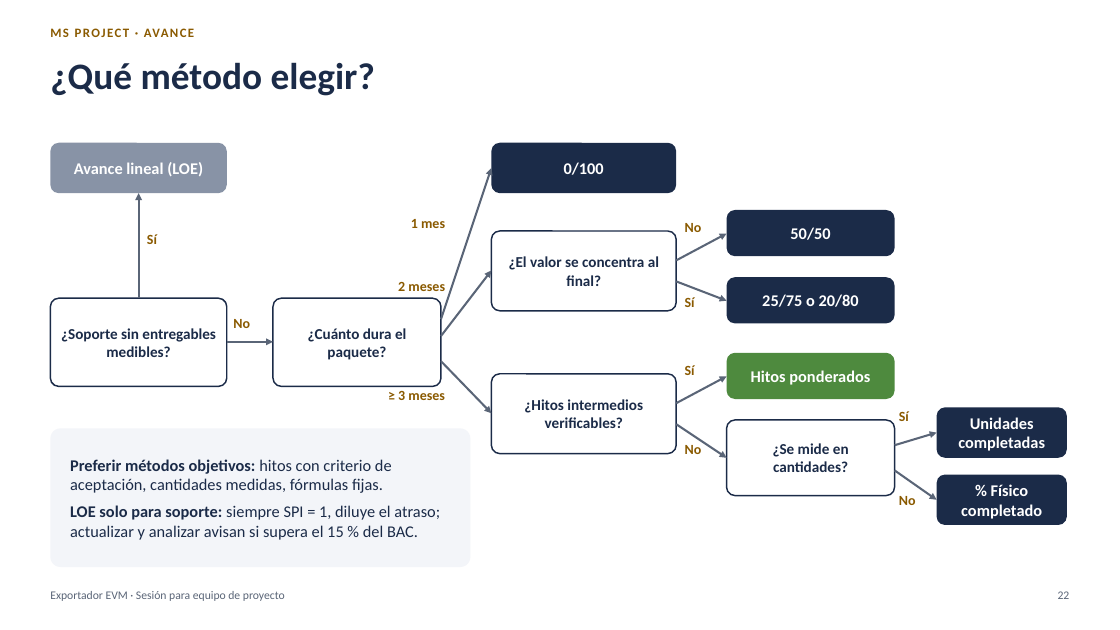
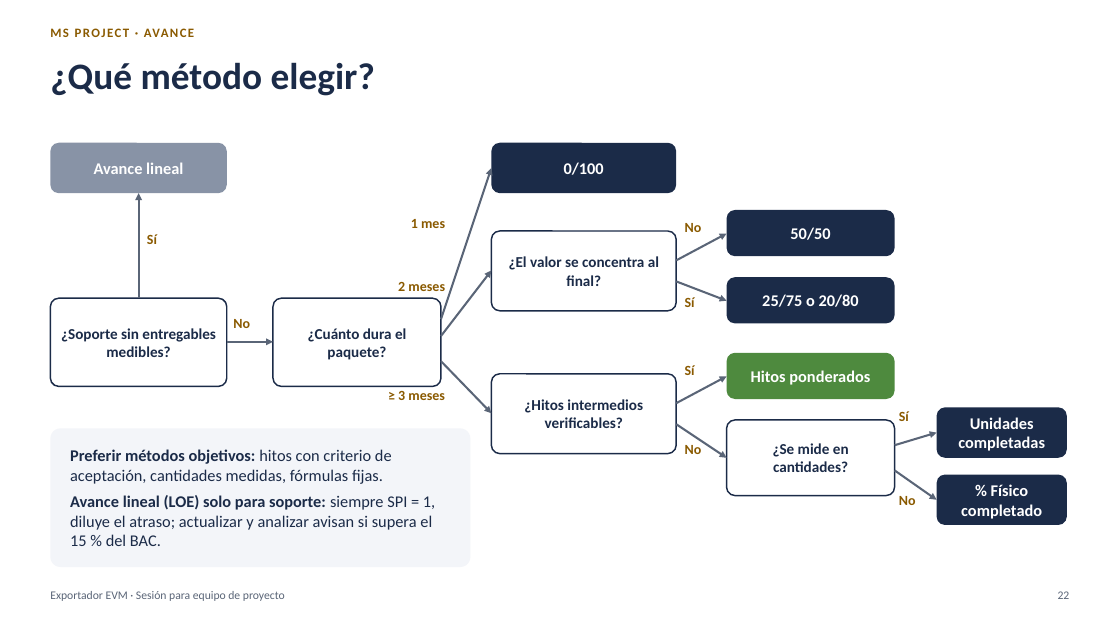
Before and after one commit to MarceloSalazar/evm-automation, a slide deck: slide 22 of docs/presentacion-jefes-de-proyecto.pptx. Drawn at 1120x630 pixels with LibreOffice and Linux fonts; fonts in the diff are those of the drawing. Boxes give left, top, right and bottom in pixels: in the first picture for what was removed or moved away, otherwise in the second. Text is boxed around its words. In the diff, an @@ line names an element or a change of style, - is before the commit and + after.

```diff
--- a/docs/presentacion-jefes-de-proyecto.pptx
+++ b/docs/presentacion-jefes-de-proyecto.pptx
@@ text in rounded rectangle at <box>94,162,183,174</box>: text changed @@
-Avance lineal (LOE)
+Avance lineal
@@ text in rounded rectangle at <box>70,495,435,546</box>: text changed @@
-LOE solo para soporte: siempre SPI = 1, diluye el atraso; actualizar y analizar avisan si supera el 15 % del BAC.
+Avance lineal (LOE) solo para soporte: siempre SPI = 1, diluye el atraso; actualizar y analizar avisan si supera el 15 % del BAC.
```
Also in this commit, not shown: 38 other files.
